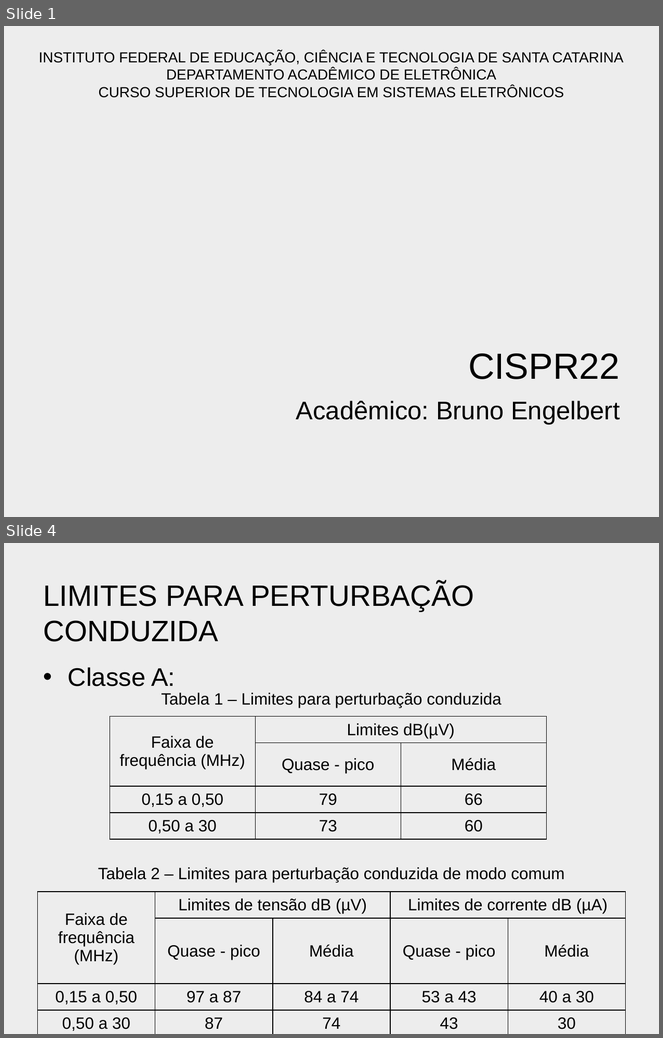
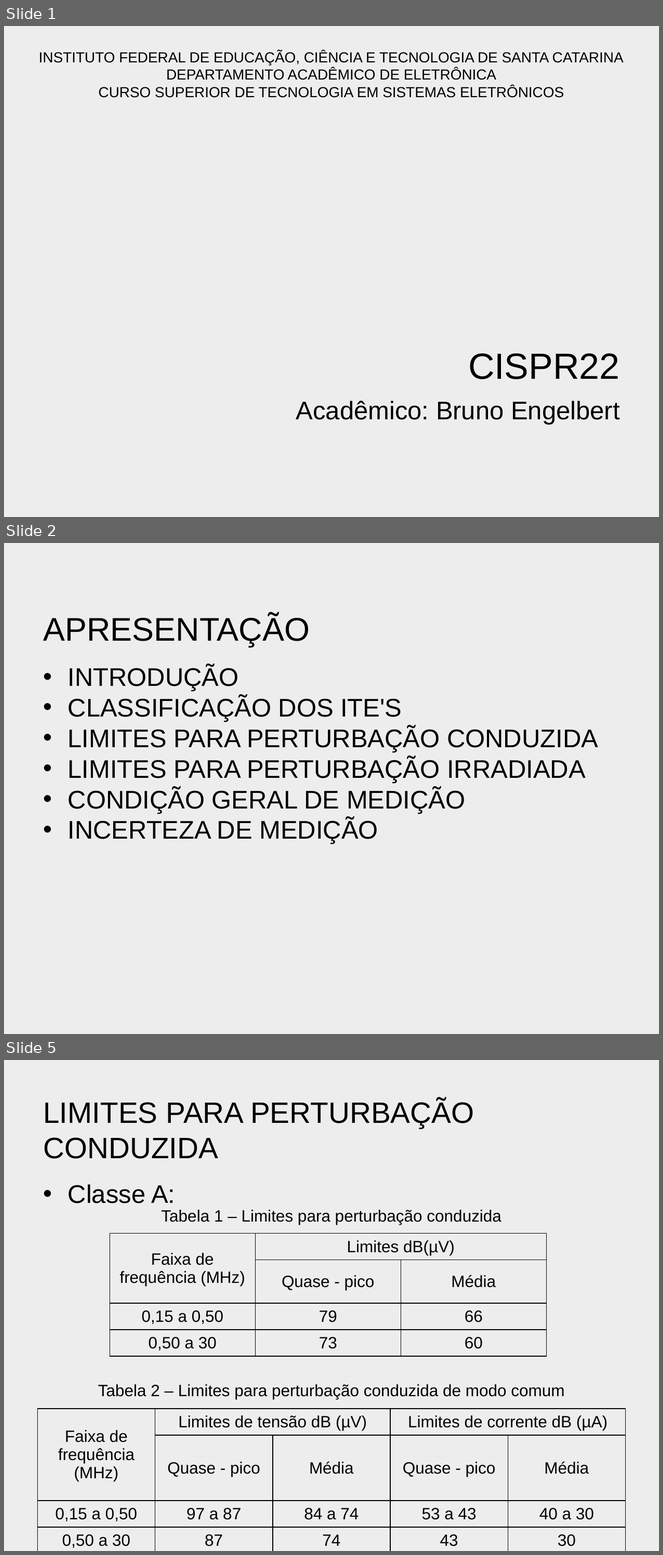
Before and after one commit to bengelbert/ifsc, a slide deck: cem_20308/docs/cispr22.pptx. Shown one above the other, each under a label of ours: slides 1 and 4 before the commit, slides 1, 2 and 5 after it; the slides between them are not shown. The pictures are 663x1038 and 663x1555 pixels, drawn with LibreOffice and Linux fonts; fonts in the diff are those of the drawing; background and template pictures are left out. Boxes give left, top, right and bottom in pixels: in the first picture for what was removed or moved away, otherwise in the second. Text is boxed around its words. In the diff, an @@ line names an element or a change of style, - is before the commit and + after.

```diff
--- a/cem_20308/docs/cispr22.pptx
+++ b/cem_20308/docs/cispr22.pptx
@@ slide 2 added at box(4, 543, 659, 1034), background picture (left out) @@
@@ title added at box(43, 615, 310, 646), 36 pt, text #000000 @@
+APRESENTAÇÃO
@@ text added at box(68, 666, 598, 845), 28 pt, text #000000 @@
+• INTRODUÇÃO
+• CLASSIFICAÇÃO DOS ITE'S
+• LIMITES PARA PERTURBAÇÃO CONDUZIDA
+• LIMITES PARA PERTURBAÇÃO IRRADIADA
+• CONDIÇÃO GERAL DE MEDIÇÃO
+• INCERTEZA DE MEDIÇÃO
@@ what was slide 4 is now slide 5 @@
```
Also in this commit, not shown: 1 slide changed, 6 other slides added, 1 slide removed.
